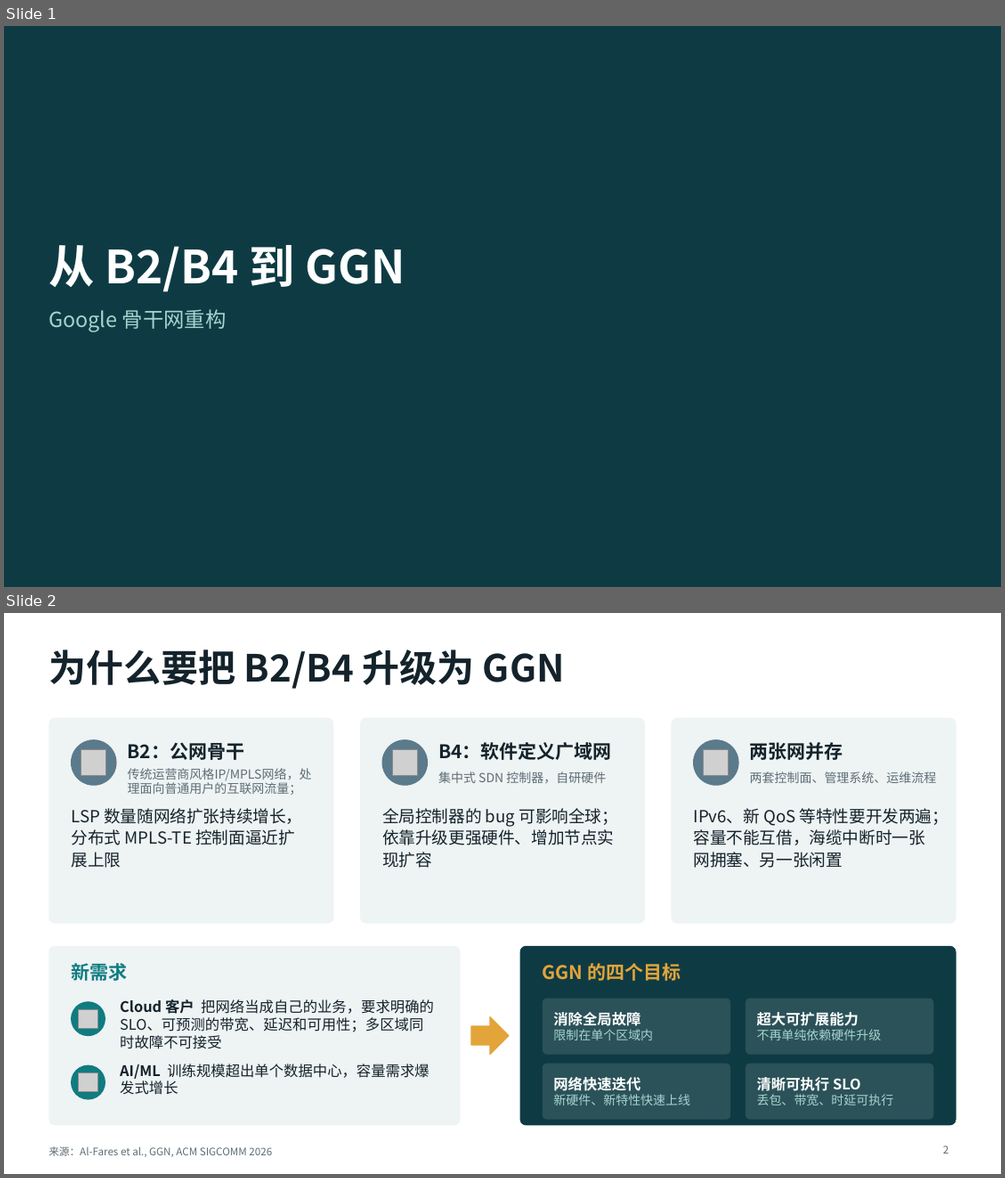
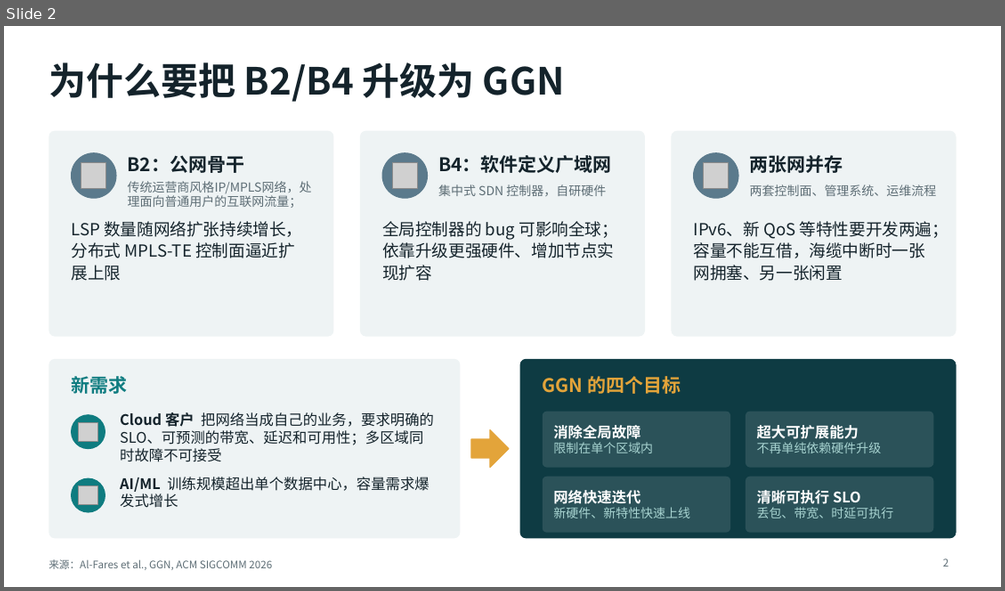
Before and after one commit to LuisXinYe/Transfer-Repo, a slide deck: GGN_解读.pptx. Shown one above the other, each under a label of ours: slides 1 and 2 before the commit, slide 2 after it. The pictures are 1005x1178 and 1005x591 pixels, drawn with LibreOffice and Linux fonts; fonts in the diff are those of the drawing; grey boxes stand for pictures. Boxes give left, top, right and bottom in pixels: in the first picture for what was removed or moved away, otherwise in the second. Text is boxed around its words. In the diff, an @@ line names an element or a change of style, - is before the commit and + after.

```diff
--- a/GGN_解读.pptx
+++ b/GGN_解读.pptx
@@ slide 1 removed at [4,26,1001,587], background #0E3B43 @@
@@ title removed at [48,245,405,292] @@
-从 B2/B4 到 GGN
@@ text removed at [48,309,226,332] @@
-Google 骨干网重构
```
Also in this commit, not shown: 4 slides changed, 8 slides added, 4 other slides removed.
